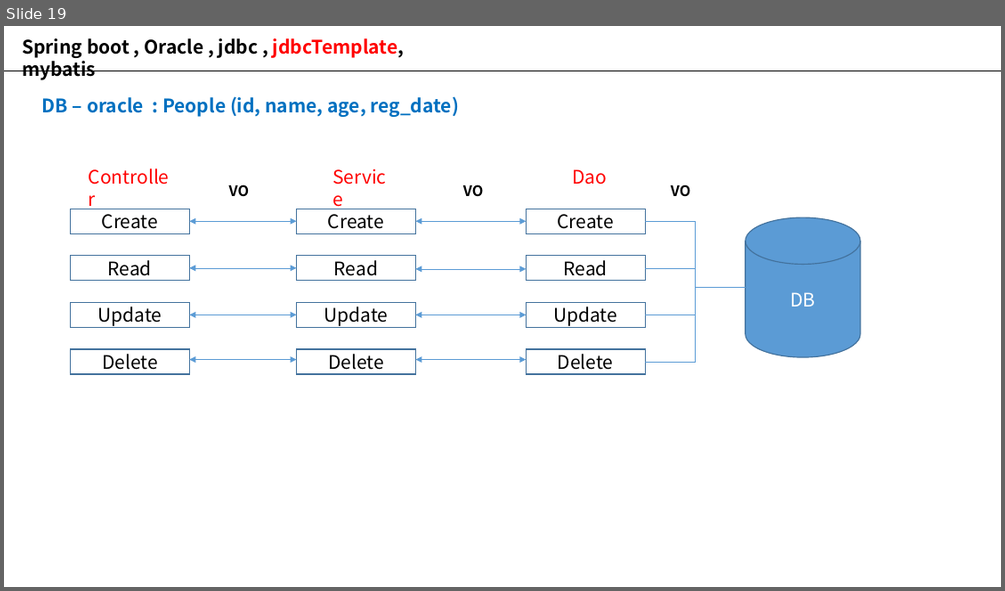
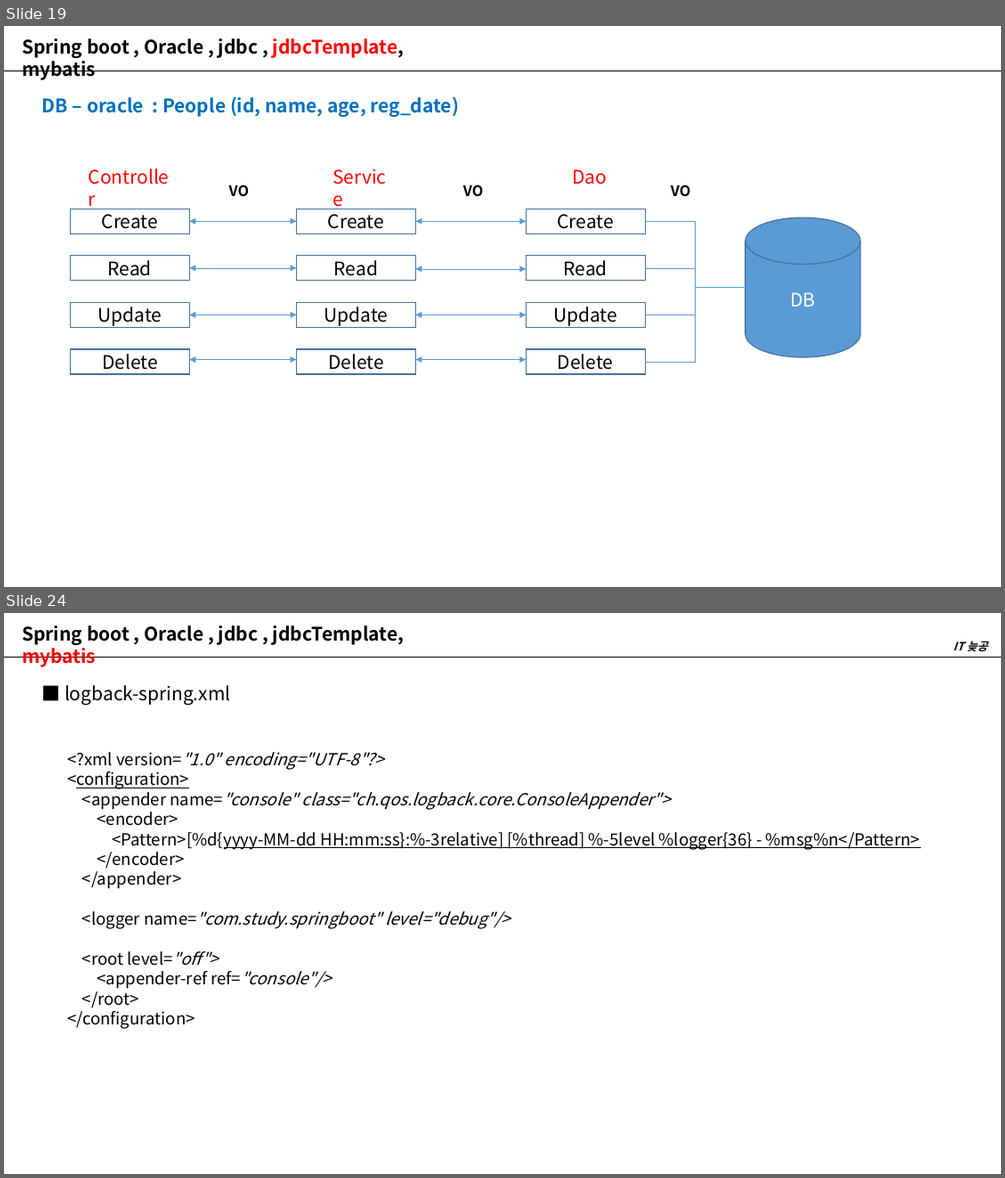
Before and after one commit to dhkim-githup/YouTube, a slide deck: newwork/Model2_Spring.pptx. Shown one above the other, each under a label of ours: slide 19 before the commit, slides 19 and 24 after it; the slides between them are not shown. The pictures are 1005x591 and 1005x1178 pixels, drawn with LibreOffice and Linux fonts; fonts in the diff are those of the drawing. Boxes give left, top, right and bottom in pixels: in the first picture for what was removed or moved away, otherwise in the second. Text is boxed around its words. In the diff, an @@ line names an element or a change of style, - is before the commit and + after.

```diff
--- a/newwork/Model2_Spring.pptx
+++ b/newwork/Model2_Spring.pptx
@@ slide 24 added at bbox=[4, 613, 1001, 1174], background #FFFFFF @@
@@ text added at bbox=[22, 625, 404, 667], 18 pt, text #000000, bold @@
+Spring boot , Oracle , jdbc , jdbcTemplate, mybatis
@@ line added from (4, 657) to (1001, 657), #000000 0.5 pt @@
@@ text added at bbox=[953, 641, 987, 651], 11 pt, text #000000, bold, italic @@
+IT 늦공
@@ text added at bbox=[65, 685, 231, 705], 18 pt, text #000000 @@
+■ logback-spring.xml
@@ text added at bbox=[67, 752, 920, 1029], 16 pt, text #000000 @@
+<?xml version="1.0" encoding="UTF-8"?>
+<configuration>
+<appender name="console" class="ch.qos.logback.core.ConsoleAppender">
+<encoder>
+<Pattern>[%d{yyyy-MM-dd HH:mm:ss}:%-3relative] [%thread] %-5level %logger{36} - %msg%n</Pattern>
+</encoder>
+</appender>
+<logger name="com.study.springboot" level="debug"/>
+<root level="off">
+<appender-ref ref="console"/>
+</root>
+</configuration>
```
Also in this commit, not shown: 1 slide changed, 4 other slides added, 1 other file.
